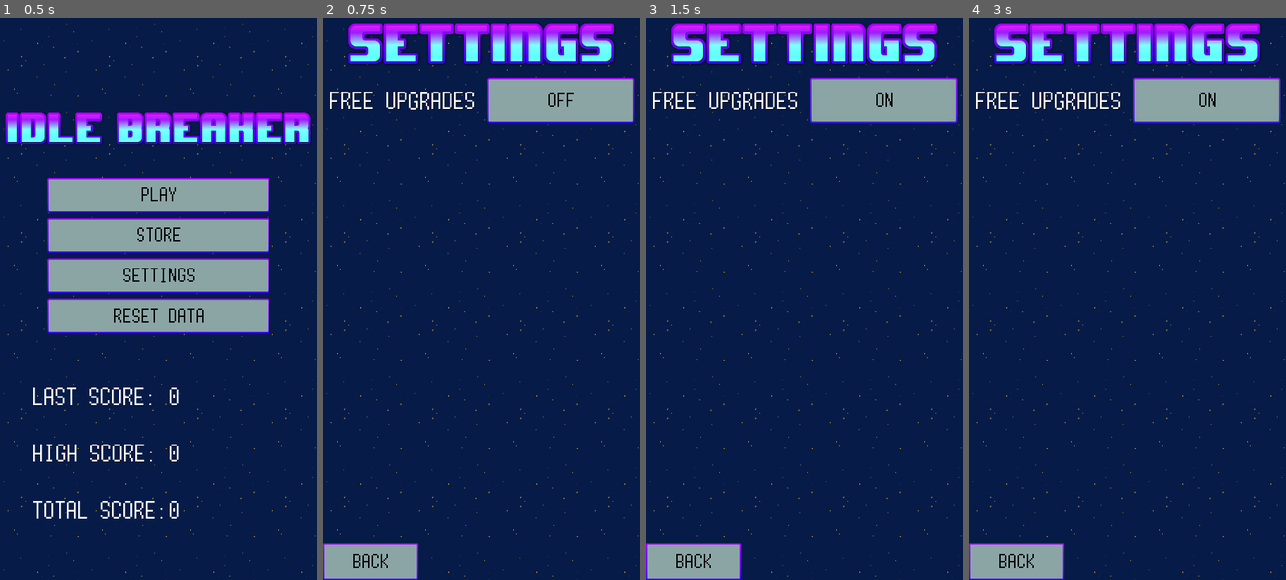
Above: before the commit, frames 1-4 (left to right).
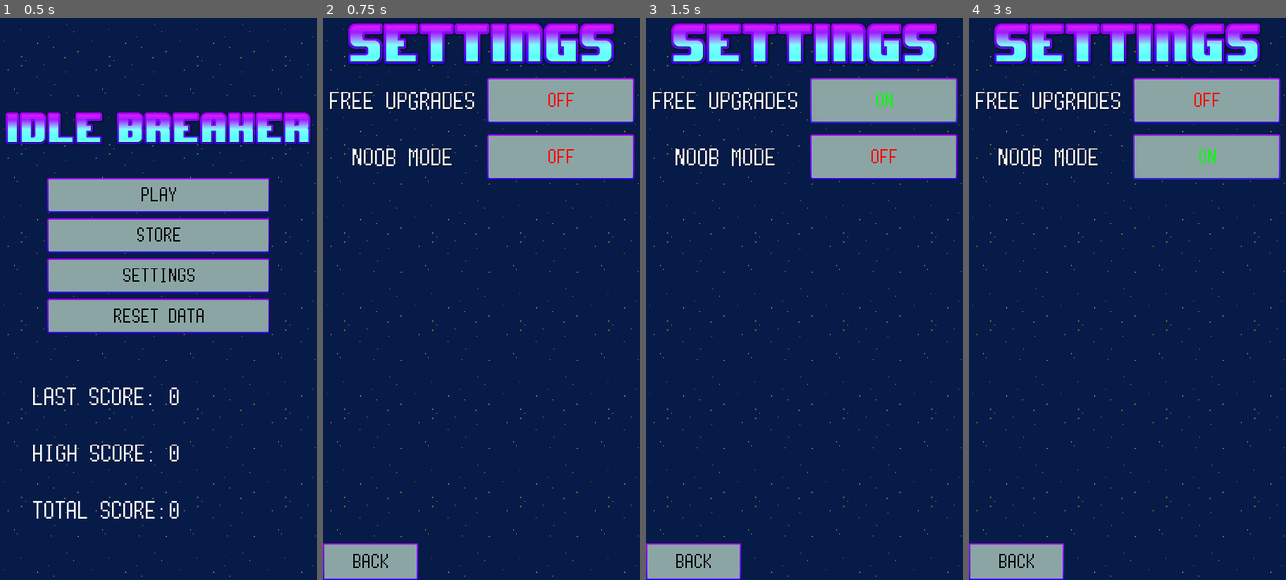
Above: after the commit, the same moments.

Repository: Thallium204/Breakout
Game: Godot game, scene res://Scenes/Menu.tscn
Same seed, same stepped clock (60 frames per second), same inputs: the game is played once before the commit and once after it.
Inputs:
- Up to frame 1 (0.5 s): no input
- Up to frame 2 (0.75 s): click "Settings" at 0.5 s
- Up to frame 3 (1.5 s): click "Off" at 1.25 s
- Up to frame 4 (3 s): click "On" at 2 s; click "Off" at 2.75 s

Frame 1 is identical in both runs. In frame 2, 4.3% of the frame differs, in the area x 9-99%, y 13-29%; in frame 3, 4.3%; in frame 4, 4.5%, in the area x 9-99%, y 10-29%.

Commit message:
Added Noob Mode to Dev Options

Diff:
--- a/Scenes/Settings.tscn
+++ b/Scenes/Settings.tscn
@@ -47,6 +47,37 @@
 margin_top = 20.0
 margin_right = -20.0
 margin_bottom = -20.0
+custom_colors/font_color = Color( 1, 0, 0, 1 )
+custom_colors/font_color_hover = Color( 1, 0, 0, 1 )
+custom_colors/font_color_pressed = Color( 0, 0, 0, 1 )
+text = "Off"
+__meta__ = {
+"_edit_use_anchors_": false
+}
+
+[node name="labNoobMode" type="Label" parent="."]
+anchor_top = 0.2
+anchor_right = 0.5
+anchor_bottom = 0.3
+custom_colors/font_color = Color( 1, 1, 1, 1 )
+text = "Noob Mode"
+align = 1
+valign = 1
+__meta__ = {
+"_edit_use_anchors_": false
+}
+
+[node name="btnNoobMode" type="Button" parent="."]
+anchor_left = 0.5
+anchor_top = 0.2
+anchor_right = 1.0
+anchor_bottom = 0.3
+margin_left = 20.0
+margin_top = 20.0
+margin_right = -20.0
+margin_bottom = -20.0
+custom_colors/font_color = Color( 1, 0, 0, 1 )
+custom_colors/font_color_hover = Color( 1, 0, 0, 1 )
 text = "Off"
 __meta__ = {
 "_edit_use_anchors_": false
@@ -62,4 +93,5 @@
 "_edit_use_anchors_": false
 }
 [connection signal="pressed" from="btnFreeUpgs" to="." method="_on_btnFreeUpgs_pressed"]
+[connection signal="pressed" from="btnNoobMode" to="." method="_on_btnNoobMode_pressed"]
 [connection signal="pressed" from="btnBack" to="." method="_on_btnBack_pressed"]
--- a/Scripts/Globals.gd
+++ b/Scripts/Globals.gd
@@ -11,6 +11,7 @@
 # DEV OPTIONS
 
 var freeUpgrades = false
+var noobMode = false
 
 var skins = {
 	"ball": {
--- a/Scripts/Settings.gd
+++ b/Scripts/Settings.gd
@@ -1,26 +1,46 @@
 extends Control
 
-var btnText
 
+#var previousColor = $btnFreeUpgs.get_color("font_color") DOES NOT WORK FOR SOME REASON, CANT FIND NODE
 
 # CHANGE TO UPDATEUI SYSTEM
 func _ready():
-	if Globals.freeUpgrades == false:
-		$btnFreeUpgs.text = "Off"
-	else:
-		$btnFreeUpgs.text = "On"
+	updateUI_freeUpgs()
+
 
 func _on_btnFreeUpgs_pressed():
 	if $btnFreeUpgs.text == "Off":
 		Globals.freeUpgrades = true
 		$btnFreeUpgs.text = "On"
+		$btnFreeUpgs.add_color_override("font_color", Color.green)
+		$btnFreeUpgs.add_color_override("font_color_hover", Color.green)
 	else:
 		Globals.freeUpgrades = false
 		$btnFreeUpgs.text = "Off"
+		$btnFreeUpgs.add_color_override("font_color", Color.red)
+		$btnFreeUpgs.add_color_override("font_color_hover", Color.red)
 # CHANGE TO UPDATEUI SYSTEM
 
+func updateUI_freeUpgs():
+	if Globals.freeUpgrades == false:
+		$btnFreeUpgs.text = "Off"
+	else:
+		$btnFreeUpgs.text = "On"
+		$btnFreeUpgs.add_color_override("font_color", Color.green)
+		$btnFreeUpgs.add_color_override("font_color_hover", Color.green)
 
 
+func _on_btnNoobMode_pressed():
+	if $btnNoobMode.text == "Off":
+		Globals.noobMode = true
+		$btnNoobMode.text = "On"
+		$btnNoobMode.add_color_override("font_color", Color.green)
+		$btnNoobMode.add_color_override("font_color_hover", Color.green)
+	else:
+		Globals.freeUpgrades = false
+		$btnNoobMode.text = "Off"
+		$btnNoobMode.add_color_override("font_color", Color.red)
+		$btnNoobMode.add_color_override("font_color_hover", Color.red)
 
 
 
--- a/Scripts/objBall.gd
+++ b/Scripts/objBall.gd
@@ -48,7 +48,7 @@
 			$sndBounce.play()
 
 		#if we are colliding with the bottom border of the game window
-		elif "bodyLose" in collision_info.collider.name:
+		elif "bodyLose" in collision_info.collider.name and not Globals.noobMode:
 			get_node("../popupGameOver").popup_centered()
 			get_tree().paused = true
 			queue_free()
